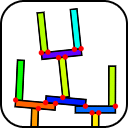
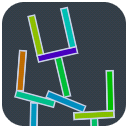
Comparing the layer stacks of the two 128px x 128px images. Changes:
renamed "Layer 0" to "Layer 1", painted on it over (0, 0, 128, 128)
painted on "Color Fill 1" over (0, 0, 128, 128)
